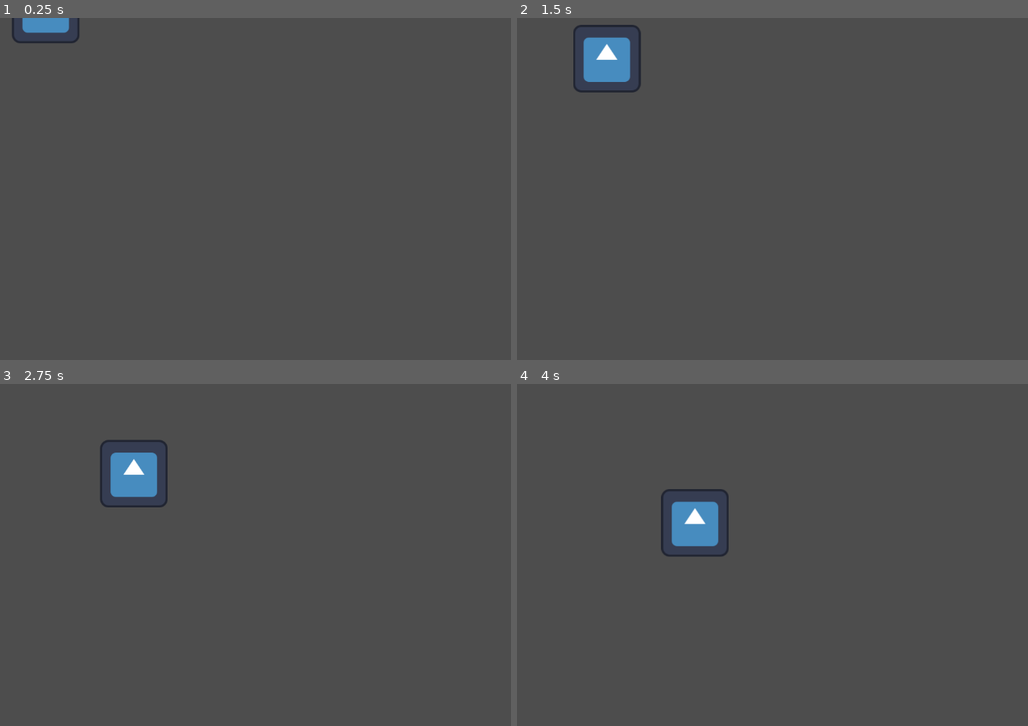
Above: before the commit, frames 1-4 (two rows, left to right).
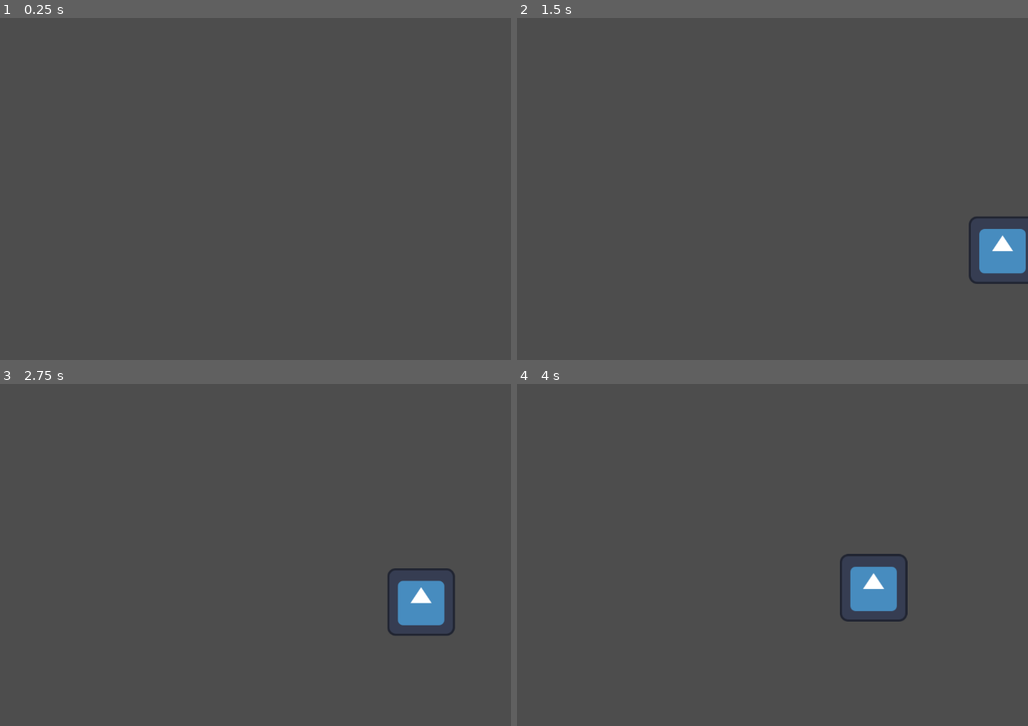
Above: after the commit, the same moments.

Repository: Luffiez/LudumDare59
Game: Godot game, scene res://TestScenes/BoatTestScene.tscn
Same seed, same stepped clock (60 frames per second), same inputs: the game is played once before the commit and once after it. This scene is started directly instead of the project's main scene. The engine's default icon, where the game draws it, is replaced by a stand-in: a white triangle on a blue panel in a dark square.
Inputs:
- Up to frame 1 (0.25 s): no input
- Up to frame 2 (1.5 s): no input
- Up to frame 3 (2.75 s): no input
- Up to frame 4 (4 s): no input

The runs differ from the first frame. In frame 1, 0.5% of the frame differs, in the area x 2-16%, y 0-8%; in frame 2, 3.0%; in frame 3, 3.1%; in frame 4, 3.2%, in the area x 28-77%, y 30-70%.

Commit message:
added updates to gost SpawnLine  and ghost boat

Diff:
--- a/ludum-dare-59/Enemies/GhostSpawnLine.tscn
+++ b/ludum-dare-59/Enemies/GhostSpawnLine.tscn
@@ -1,7 +1,7 @@
 [gd_scene format=3 uid="uid://bh3vysjrsyd1i"]
 
 [ext_resource type="Script" uid="uid://crhmivp4cw2rp" path="res://Enemies/SpawnLine.gd" id="1_syjhm"]
-[ext_resource type="Curve2D" uid="uid://dc38ii4eg8hil" path="res://TestScenes/TestSceneSpawnLine.tres" id="2_mpnya"]
+[ext_resource type="Curve2D" uid="uid://b6clfe4tprfg8" path="res://Scenes/Levels/Enemy_SpawnLine.tres" id="2_mpnya"]
 
 [node name="GhostSpawnLine" type="Node2D" unique_id=443372404 node_paths=PackedStringArray("spawn_position", "path_follow")]
 script = ExtResource("1_syjhm")
@@ -12,7 +12,7 @@
 curve = ExtResource("2_mpnya")
 
 [node name="PathFollow2D" type="PathFollow2D" parent="Node2D2" unique_id=1392468438]
-position = Vector2(122.8934, 355.00003)
+position = Vector2(421.13287, -25.62859)
 rotation = 0.0036866192
 progress = 2406.2788
 rotates = false
--- a/ludum-dare-59/Enemies/ghost_boat.gd
+++ b/ludum-dare-59/Enemies/ghost_boat.gd
@@ -50,7 +50,7 @@
 
 
 func area_entered (collision:Area2D) -> void:
-	var owner =	collision.get_shape_owners()
+	var owner =	collision.owner
 
 func on_light_overlapp(damage : float) -> void:
 	life -= damage
--- /dev/null
+++ b/ludum-dare-59/Scenes/Levels/Enemy_SpawnLine.tres
@@ -0,0 +1,7 @@
+[gd_resource type="Curve2D" format=3 uid="uid://b6clfe4tprfg8"]
+
+[resource]
+_data = {
+"points": PackedVector2Array(0, 0, 0, 0, 675, -29, 0, 0, 0, 0, 673, 547, 0, 0, 0, 0, -88, 551, 0, 0, 0, 0, -78, -19, 0, 0, 0, 0, 675, -29)
+}
+point_count = 5
--- /dev/null
+++ b/ludum-dare-59/Scenes/Levels/Game.tscn
@@ -0,0 +1,26 @@
+[gd_scene format=3 uid="uid://ce1i6fqv4rw1j"]
+
+[ext_resource type="PackedScene" uid="uid://do21nmayftemg" path="res://Scenes/water.tscn" id="1_4677a"]
+[ext_resource type="PackedScene" uid="uid://cqb7xx4e831jb" path="res://Scenes/Lighthouse.tscn" id="3_r3we0"]
+[ext_resource type="PackedScene" uid="uid://mmtfb4sqe4n1" path="res://Scenes/controls_ui.tscn" id="4_ujner"]
+[ext_resource type="Curve2D" uid="uid://b6clfe4tprfg8" path="res://Scenes/Levels/Enemy_SpawnLine.tres" id="4_ymxrj"]
+[ext_resource type="PackedScene" uid="uid://nccwbypa8a1n" path="res://Enemies/GhostSpawner.tscn" id="5_dobmf"]
+[ext_resource type="PackedScene" uid="uid://bh3vysjrsyd1i" path="res://Enemies/GhostSpawnLine.tscn" id="6_scfki"]
+
+[node name="Game" type="Node2D" unique_id=1961527218]
+
+[node name="Water" parent="." unique_id=1700266710 instance=ExtResource("1_4677a")]
+
+[node name="Lighthouse" parent="." unique_id=581975050 instance=ExtResource("3_r3we0")]
+position = Vector2(320, 240)
+
+[node name="ControlsUI" parent="." unique_id=1060063773 instance=ExtResource("4_ujner")]
+
+[node name="Path2D" type="Path2D" parent="." unique_id=1398123090]
+curve = ExtResource("4_ymxrj")
+
+[node name="GhostSpawner" parent="." unique_id=1644450088 node_paths=PackedStringArray("spawn_line", "target") instance=ExtResource("5_dobmf")]
+spawn_line = NodePath("GhostSpawnLine")
+target = NodePath("../Lighthouse")
+
+[node name="GhostSpawnLine" parent="GhostSpawner" unique_id=443372404 instance=ExtResource("6_scfki")]
